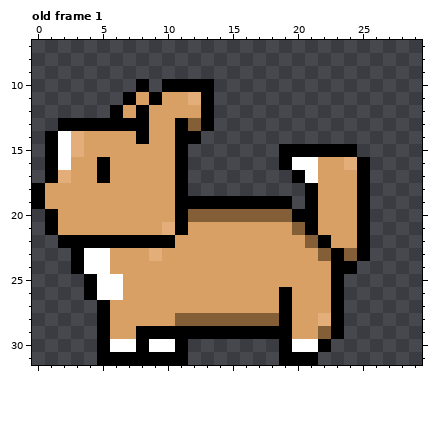
Two states of a pixel-art file, Assets/ArtStuff/Animals/Doogi/DoogiAdult.aseprite. Above is the file before it was changed.
32x32 pixels, 1 frame. Shown: old frame 1: x 0..29, y 7..31. The commit also changed other frames, which this record leaves out.
The same view after the edit:
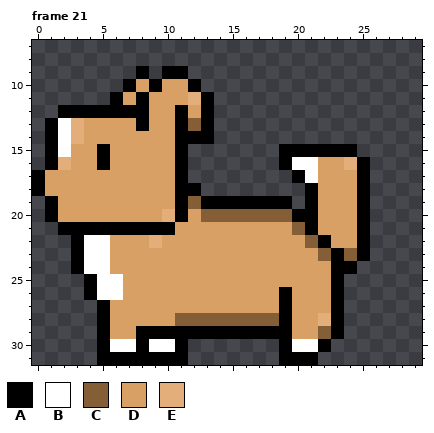
Palette (. is transparent): A #000000  B #ffffff  C #845e37  D #d9a066  E #e3ae79
A new or re-ordered frame is compared with the old frame closest to it.
Difference:
frames 1 -> 30
Frame 21 is new; against old frame 1, layer "Addult":
There is now colour A in row 9 at x 8 and 10 to 11; in row 10 at x 7 and 9; in row 11 at x 6; in row 12 at x 2 to 5; in row 13 at x 1; in row 14 at x 13.
There is now colour A in row 17 at x 0; in row 18 at x 12.
The edit turns colour D into colour A in row 11 at x 8; in row 12 at x 7 and 11; in row 15 at x 5; in row 19 at x 1; in row 21 at x 2 to 9.
The edit turns colour E into colour A in row 21 at x 10.
The edit turns colour A into colour B in row 13 at x 2; in row 22 at x 4 to 5.
The edit turns colour A into colour C in row 19 at x 12.
The edit turns colour A into colour D in row 10 at x 8 and 10 to 11; in row 11 at x 7 and 9; in row 13 at x 4 to 7; in row 14 at x 8; in row 17 at x 1 and 5; in row 21 at x 11.
The edit turns colour A into colour D in row 22 at x 6 to 8 and 10.
The edit turns colour C into colour D in row 20 at x 12.
The edit turns colour E into colour D in row 15 at x 3; in row 17 at x 2; in row 23 at x 9.
The edit turns colour A into colour E in row 13 at x 3; in row 22 at x 9.
The edit turns colour B into colour E in row 16 at x 2.
The edit turns colour D into colour E in row 20 at x 10.
Colour A is gone in row 10 at x 13; in row 19 at x 0; in row 21 at x 1; in row 22 at x 2.
Where, in picture pixels (left, top, right, bottom), the same in both pictures:
changed: (32, 66, 214, 261)
